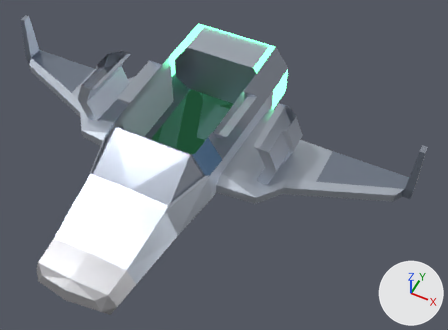
Renders of the OBJ model public/models/spaceship/Spaceship_interior.obj from each side of a commit.
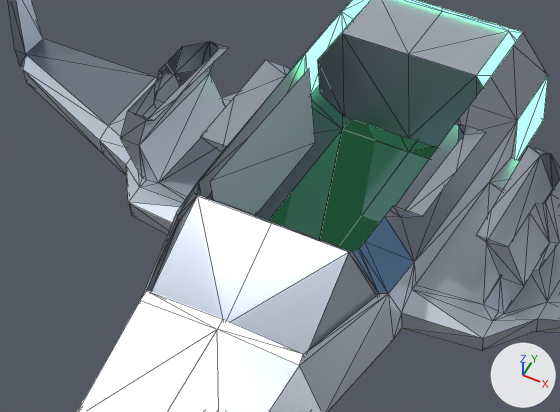
There are two pictures of each version: one whole from a 50 mm camera at (32.8, -53.2, 66.7) aimed at (7.8, -3.2, 4.1), one close up on the part from 4% to 66% of the width and 9% to 71% of the height. Every picture has the same lights, and +X, +Y and +Z are marked at lower right. The last two pictures show the newer version. The close-ups show mesh edges as thin lines. Where no turn or scale is listed for an object, it has been applied to the vertices. Vertices at exactly the same position are counted once.

Before the edit, the objects in view are built like this:
```python
me_spaceship5 = bpy.data.meshes.new('Spaceship5')
me_spaceship5.from_pydata(...)  # 322 vertices, 540 faces; spans x -31.9..31.9, y -28.8..16.6, z 0.0..9.9
# faces by material slot: [292, 50, 68, 40, 22, 36, 12, 20]
me_spaceship5.materials.append(mat_hull_main)  # light grey #c4cbd7
me_spaceship5.materials.append(mat_hull_panel)  # light grey #adb5c2
me_spaceship5.materials.append(mat_hull_underbelly)  # grey #767c8b
me_spaceship5.materials.append(mat_hull_wing)  # grey #99a4b5
me_spaceship5.materials.append(mat_hull_nose)  # light grey #d3d3d7
me_spaceship5.materials.append(mat_engine_glow)  # greyish blue #59656f, glowing green #72ffb1
me_spaceship5.materials.append(mat_canopy_glass)  # dark blue #303f50
me_spaceship5.materials.append(mat_interior_floor)  # dark blue #4b5969
ob_spaceship5 = bpy.data.objects.new('Spaceship5', me_spaceship5)
ob_spaceship5.location = (0.0, 0.0, 0.0)
```
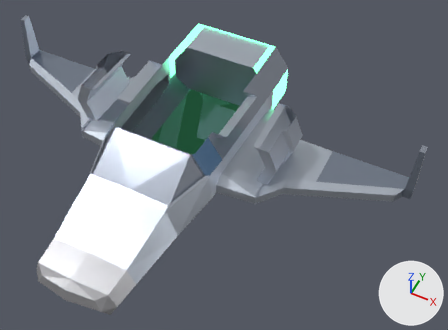
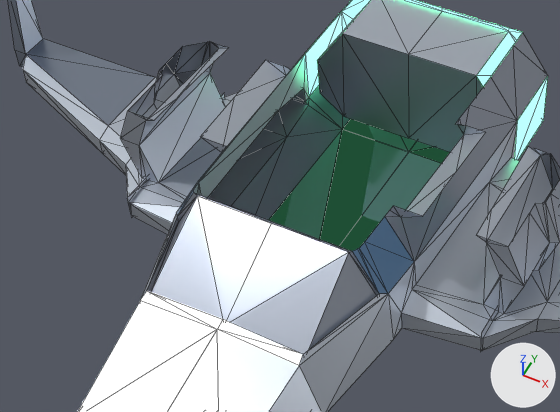
Boxes (x1, y1, x2, y2) around the edits, measured in the close-ups (560 x 412 px; the box of a moved part takes in the faces that stretch with it):
part 1 of me_spaceship5, moved or reshaped
    before: (210, 69, 315, 215)
    after: (127, 94, 225, 217)
part 2 of me_spaceship5, moved or reshaped
    before: (396, 119, 459, 210)
    after: (480, 308, 497, 352)

The change, as a diff of the scene's bpy script:
```diff
--- a/public/models/spaceship/Spaceship_interior.obj.py
+++ b/public/models/spaceship/Spaceship_interior.obj.py
@@ me_spaceship5 @@
 me_spaceship5.from_pydata(...)  # 322 vertices, 540 faces; spans x -31.9..31.9, y -28.8..16.6, z 0.0..9.9
 # used by ob_spaceship5; location = (0.0, 0.0, 0.0)
-me_spaceship5.vertices[314].co = (-5.9, -6.0, 1.8)
-me_spaceship5.vertices[315].co = (-5.9, 7.0, 1.8)  # pixel (315, 142)
-me_spaceship5.vertices[316].co = (-5.9, 7.0, 9.0)  # pixel (309, 68)
-me_spaceship5.vertices[317].co = (-5.9, -6.0, 9.0)  # pixel (210, 181)
-me_spaceship5.vertices[318].co = (5.9, -6.0, 1.8)
-me_spaceship5.vertices[319].co = (5.9, 7.0, 1.8)
-me_spaceship5.vertices[320].co = (5.9, 7.0, 9.0)  # pixel (459, 117)
-me_spaceship5.vertices[321].co = (5.9, -6.0, 9.0)
+# me_spaceship5 part 1
+me_spaceship5.vertices[314].co = (-13.7, -5.9, 1.9)  # pixel (131, 217)
+me_spaceship5.vertices[315].co = (-13.7, 6.9, 1.9)
+me_spaceship5.vertices[316].co = (-13.7, 6.9, 3.9)  # pixel (224, 92)
+me_spaceship5.vertices[317].co = (-13.7, -5.9, 3.9)  # pixel (127, 197)
+# me_spaceship5 part 2
+me_spaceship5.vertices[318].co = (13.7, 6.9, 1.9)
+me_spaceship5.vertices[319].co = (13.7, 6.9, 3.9)
+me_spaceship5.vertices[320].co = (13.7, -5.9, 3.9)  # pixel (481, 333)
+me_spaceship5.vertices[321].co = (13.7, -5.9, 1.9)  # pixel (480, 352)
 me_spaceship5.materials.append(mat_hull_main)
```
